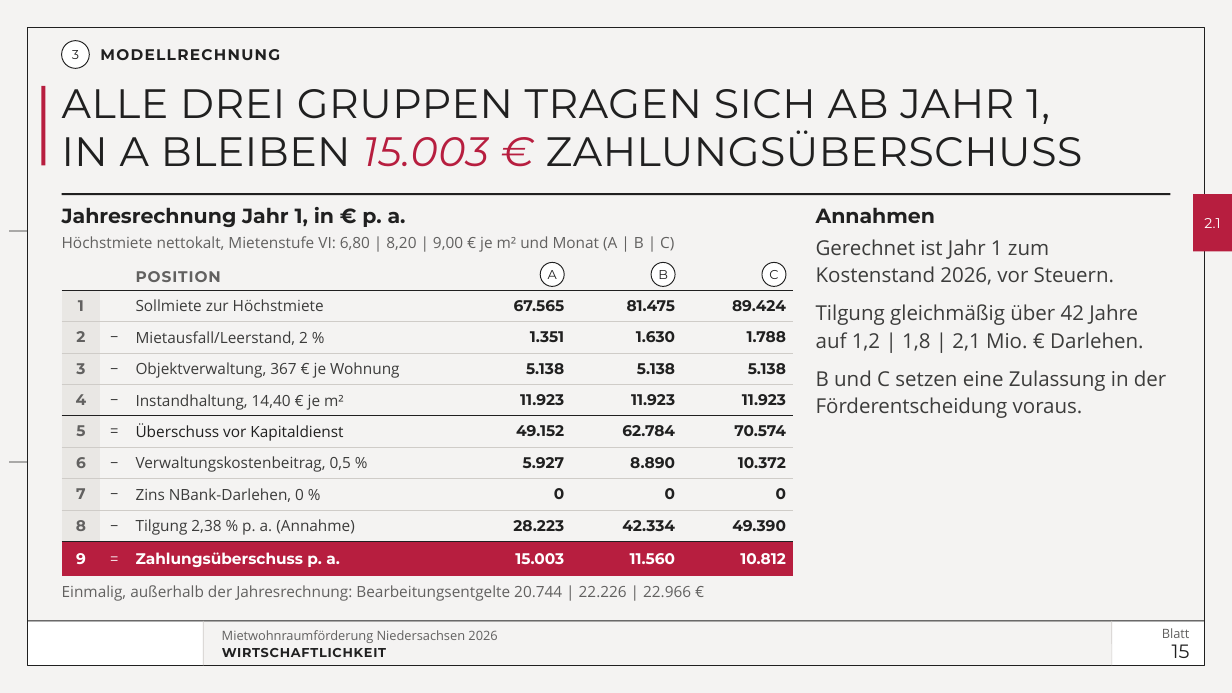
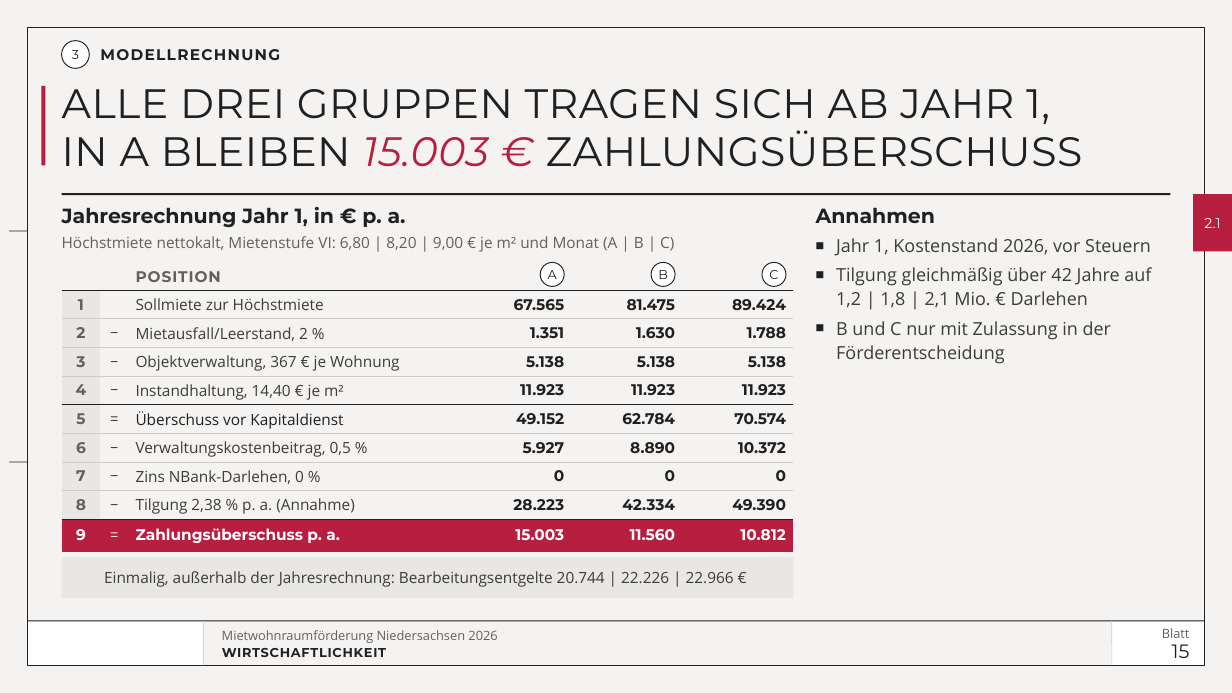
Before and after one commit to vgedaschko/NBank, a slide deck: slide 15 of praesentation/dist/PGN-Mietwohnraumfoerderung-Niedersachsen-2026-Vortrag.pptx. Drawn at 1232x693 pixels with LibreOffice and Linux fonts; fonts in the diff are those of the drawing; background and template pictures are left out. Boxes give left, top, right and bottom in pixels: in the first picture for what was removed or moved away, otherwise in the second. Text is boxed around its words. In the diff, an @@ line names an element or a change of style, - is before the commit and + after.

```diff
--- a/praesentation/dist/PGN-Mietwohnraumfoerderung-Niedersachsen-2026-Vortrag.pptx
+++ b/praesentation/dist/PGN-Mietwohnraumfoerderung-Niedersachsen-2026-Vortrag.pptx
@@ text at <box>836,238,1151,364</box>: text changed; size 16 to 14 pt @@
-Gerechnet ist Jahr 1 zum Kostenstand 2026, vor Steuern.
-Tilgung gleichmäßig über 42 Jahre auf 1,2 | 1,8 | 2,1 Mio. € Darlehen.
-B und C setzen eine Zulassung in der Förderentscheidung voraus.
+■ Jahr 1, Kostenstand 2026, vor Steuern
+■ Tilgung gleichmäßig über 42 Jahre auf 1,2 | 1,8 | 2,1 Mio. € Darlehen
+■ B und C nur mit Zulassung in der Förderentscheidung
@@ table: place and size @@
-table at <box>62,262,794,577</box>
+table at <box>62,262,794,552</box>
@@ rectangle added at <box>62,557,794,598</box>, fill #E9E7E4 @@
@@ text "Einmalig, außerhalb der Jahresrechnung: Bearbeitungsentgelte ...": place and size @@
-text "Einmalig, außerhalb der Jahresrechnung: Bearbeitungsentgelte ..." at <box>62,585,691,601</box>
+text "Einmalig, außerhalb der Jahresrechnung: Bearbeitungsentgelte ..." at <box>104,571,734,587</box>
@@ text "Einmalig, außerhalb der Jahresrechnung: Bearbeitungsentgelte ..." at <box>104,571,734,587</box>: text colour #626160 to #3C3C3B; line spacing 1 to 1.12; vertical alignment bottom to top @@
```
Also in this commit, not shown: 11 other slides changed, 20 other files.
